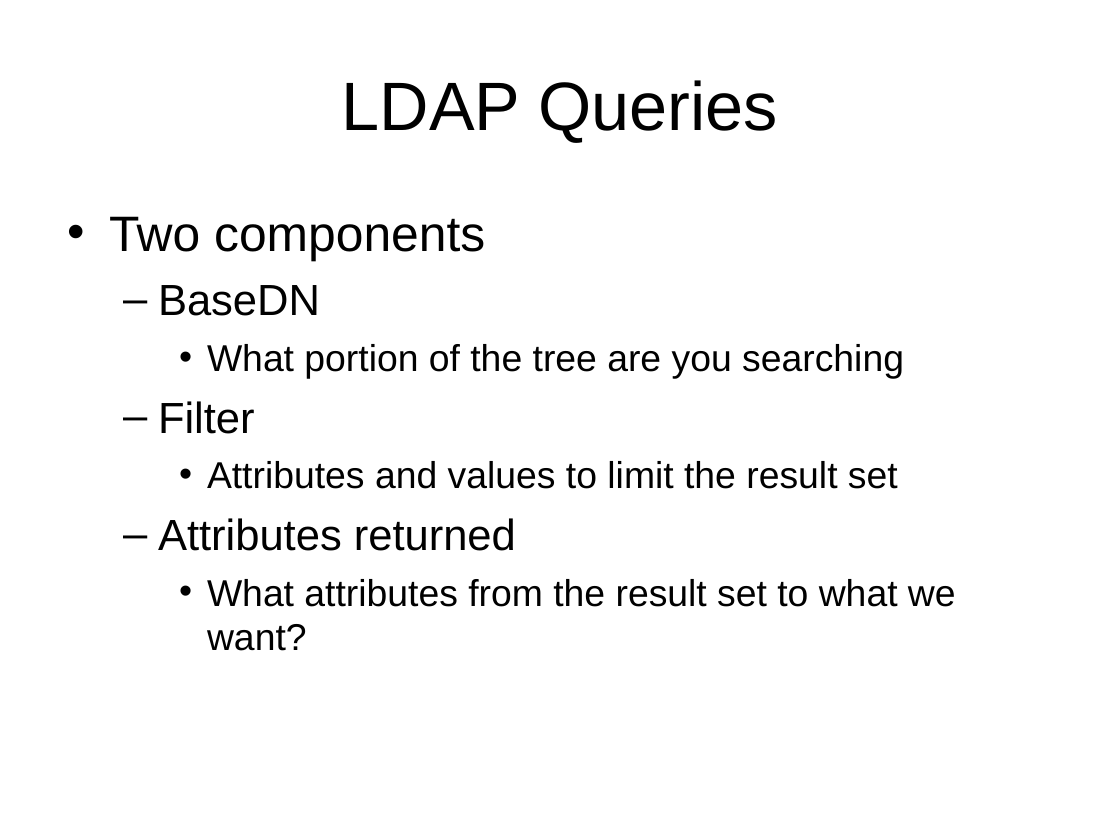
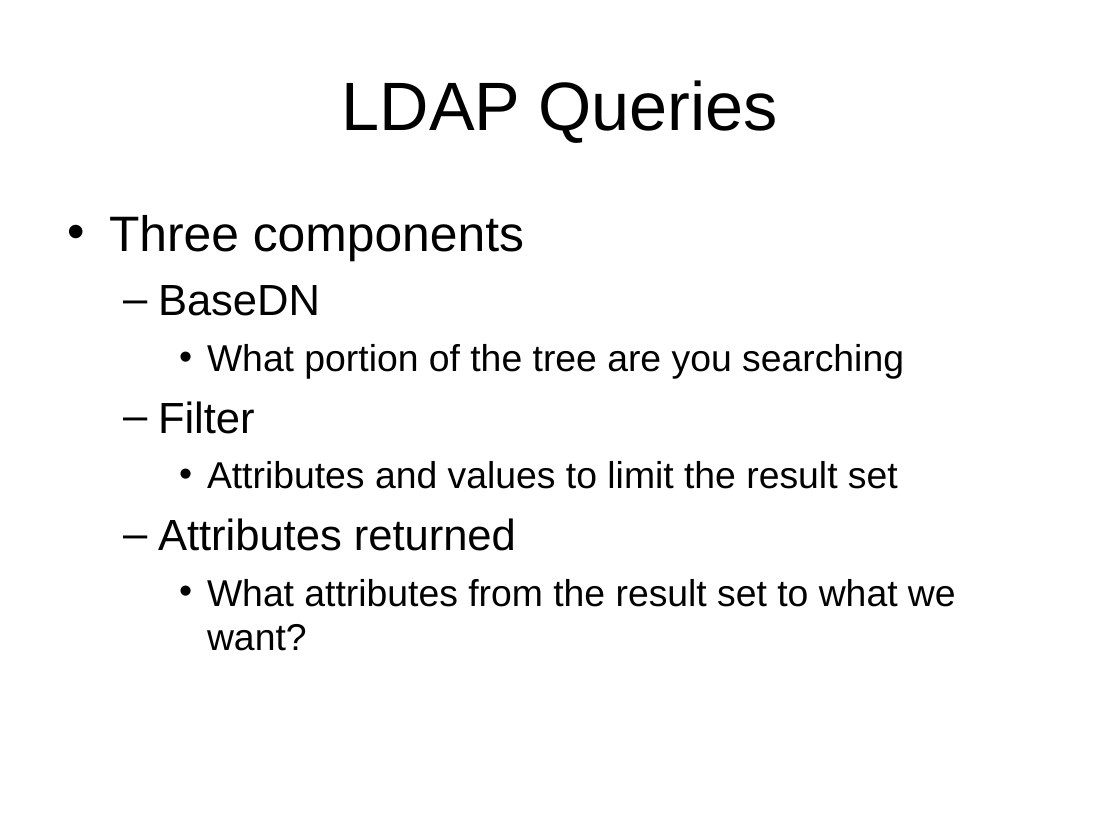
Before and after one commit to LIPHP/LDAP-Talk, a slide deck: slide 19 of Docs/LIPHP-Using LDAP with PHP.ppt. Drawn at 1120x840 pixels with LibreOffice and Linux fonts; fonts in the diff are those of the drawing. Boxes give left, top, right and bottom in pixels: in the first picture for what was removed or moved away, otherwise in the second. Text is boxed around its words. In the diff, an @@ line names an element or a change of style, - is before the commit and + after.

```diff
--- a/Docs/LIPHP-Using LDAP with PHP.ppt
+++ b/Docs/LIPHP-Using LDAP with PHP.ppt
@@ text at (109,215,524,261): text changed @@
-• Two components
+• Three components
```
Also in this commit, not shown: 6 other slides changed, 30 slides added, 9 slides removed.
